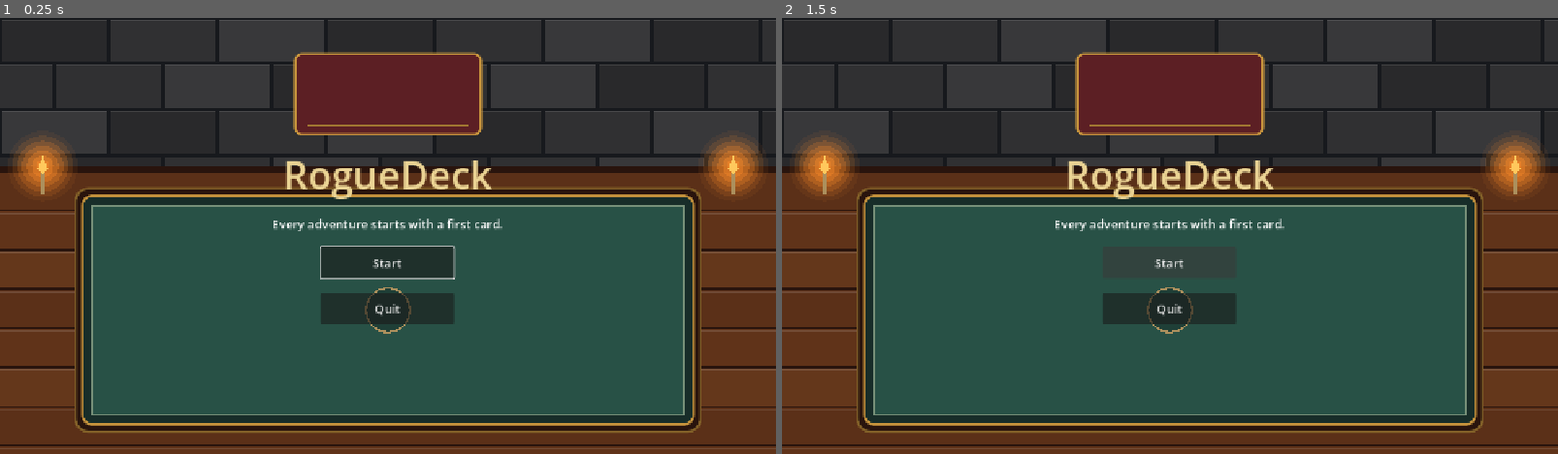
Above: before the commit, frames 1-2 (left to right).
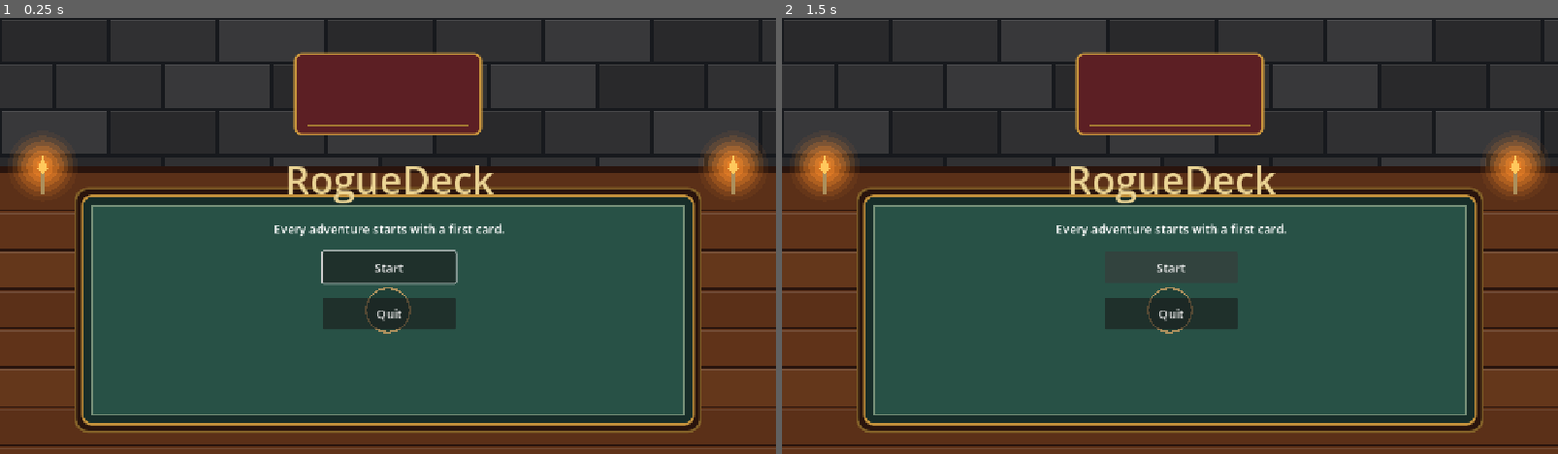
Above: after the commit, the same moments.

Repository: AlexandreBech/RogueDeck
Game: Godot game, scene res://scenes/main.tscn
Same seed, same stepped clock (60 frames per second), same inputs: the game is played once before the commit and once after it.
Inputs:
- Up to frame 1 (0.25 s): no input
- Up to frame 2 (1.5 s): click "Start" at 0.5 s; click "Start" at 1.25 s

The runs differ from the first frame. In frame 1, 2.8% of the frame differs, in the area x 35-65%, y 32-72%; in frame 2, 2.2%.

Commit message:
Preserve local main scene layout and resource IDs

Diff:
--- a/rogue-deck/scenes/main.tscn
+++ b/rogue-deck/scenes/main.tscn
@@ -1,9 +1,9 @@
-[gd_scene load_steps=3 format=3]
+[gd_scene format=3 uid="uid://djnqfdxcafoq4"]
 
-[ext_resource type="Script" path="res://scripts/main.gd" id="1_main"]
+[ext_resource type="Script" uid="uid://crjjlv44f58v1" path="res://scripts/main.gd" id="1_main"]
 [ext_resource type="PackedScene" path="res://scenes/battle_background.tscn" id="2_background"]
 
-[node name="Main" type="Control"]
+[node name="Main" type="Control" unique_id=1478095748]
 layout_mode = 3
 anchors_preset = 15
 anchor_right = 1.0
@@ -12,42 +12,46 @@
 grow_vertical = 2
 script = ExtResource("1_main")
 
-[node name="BattleBackground" parent="." instance=ExtResource("2_background")]
+[node name="BattleBackground" parent="." unique_id=1340131415 instance=ExtResource("2_background")]
 layout_mode = 1
 
-[node name="Center" type="CenterContainer" parent="."]
+[node name="Center" type="CenterContainer" parent="." unique_id=1040358688]
 layout_mode = 1
 anchors_preset = 15
 anchor_right = 1.0
 anchor_bottom = 1.0
+offset_left = 3.0
+offset_top = 8.0
+offset_right = 3.0
+offset_bottom = 8.0
 grow_horizontal = 2
 grow_vertical = 2
 
-[node name="Content" type="VBoxContainer" parent="Center"]
+[node name="Content" type="VBoxContainer" parent="Center" unique_id=1970449303]
 layout_mode = 2
 theme_override_constants/separation = 24
 
-[node name="Title" type="Label" parent="Center/Content"]
+[node name="Title" type="Label" parent="Center/Content" unique_id=1111188256]
 layout_mode = 2
 theme_override_colors/font_color = Color(0.92, 0.83, 0.58, 1)
 theme_override_font_sizes/font_size = 64
 text = "RogueDeck"
 horizontal_alignment = 1
 
-[node name="Subtitle" type="Label" parent="Center/Content"]
+[node name="Subtitle" type="Label" parent="Center/Content" unique_id=1623175407]
 layout_mode = 2
 theme_override_font_sizes/font_size = 20
 text = "Every adventure starts with a first card."
 horizontal_alignment = 1
 
-[node name="Start" type="Button" parent="Center/Content"]
+[node name="Start" type="Button" parent="Center/Content" unique_id=430239787]
 custom_minimum_size = Vector2(220, 52)
 layout_mode = 2
 size_flags_horizontal = 4
 theme_override_font_sizes/font_size = 20
 text = "Start"
 
-[node name="Quit" type="Button" parent="Center/Content"]
+[node name="Quit" type="Button" parent="Center/Content" unique_id=693009331]
 custom_minimum_size = Vector2(220, 52)
 layout_mode = 2
 size_flags_horizontal = 4
